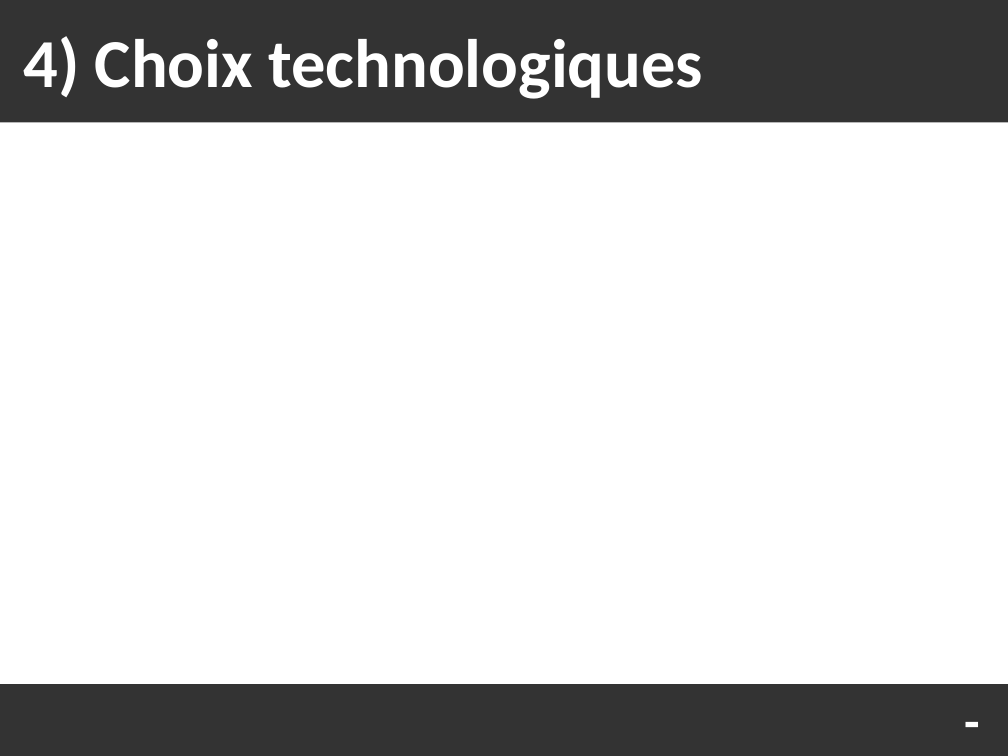
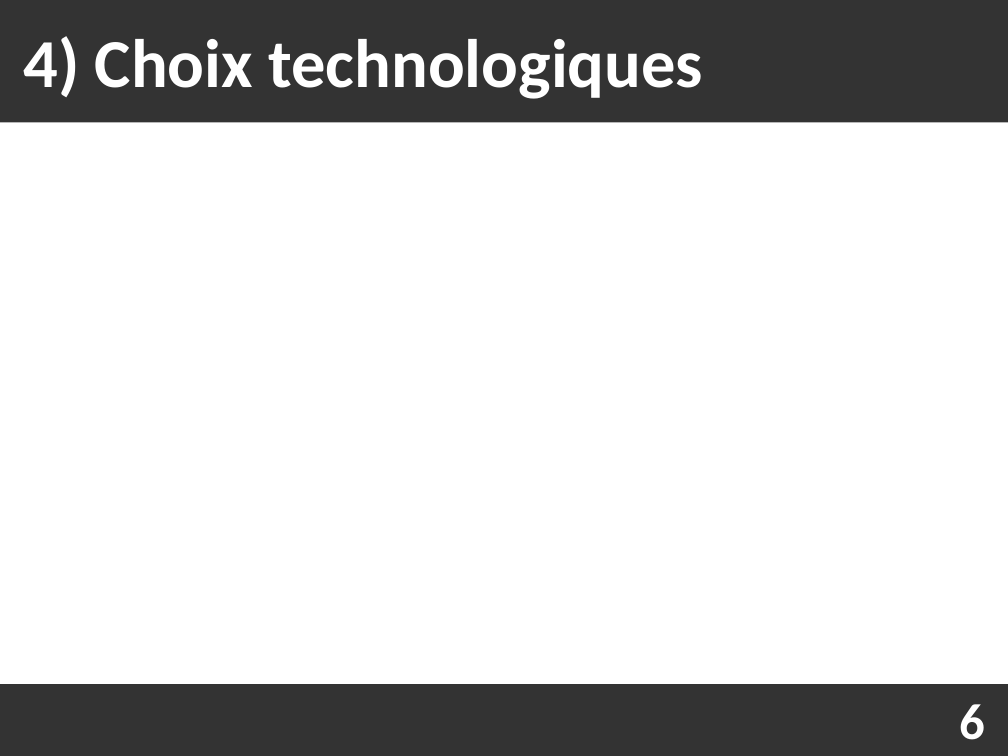
Before and after one commit to Fabou58/PROJET_5, a slide deck: slide 6 of soutenance/soutenance.odp. Drawn at 1008x756 pixels with LibreOffice and Linux fonts; fonts in the diff are those of the drawing. Boxes give left, top, right and bottom in pixels: in the first picture for what was removed or moved away, otherwise in the second. Text is boxed around its words. In the diff, an @@ line names an element or a change of style, - is before the commit and + after.

```diff
--- a/soutenance/soutenance.odp
+++ b/soutenance/soutenance.odp
@@ text removed at [937, 684, 1008, 756] @@
--
@@ text added at [959, 704, 985, 740], 40 pt, text #FFFFFF, bold @@
+6
```
Also in this commit, not shown: 5 other slides changed, 1 slide added, 6 other files.
